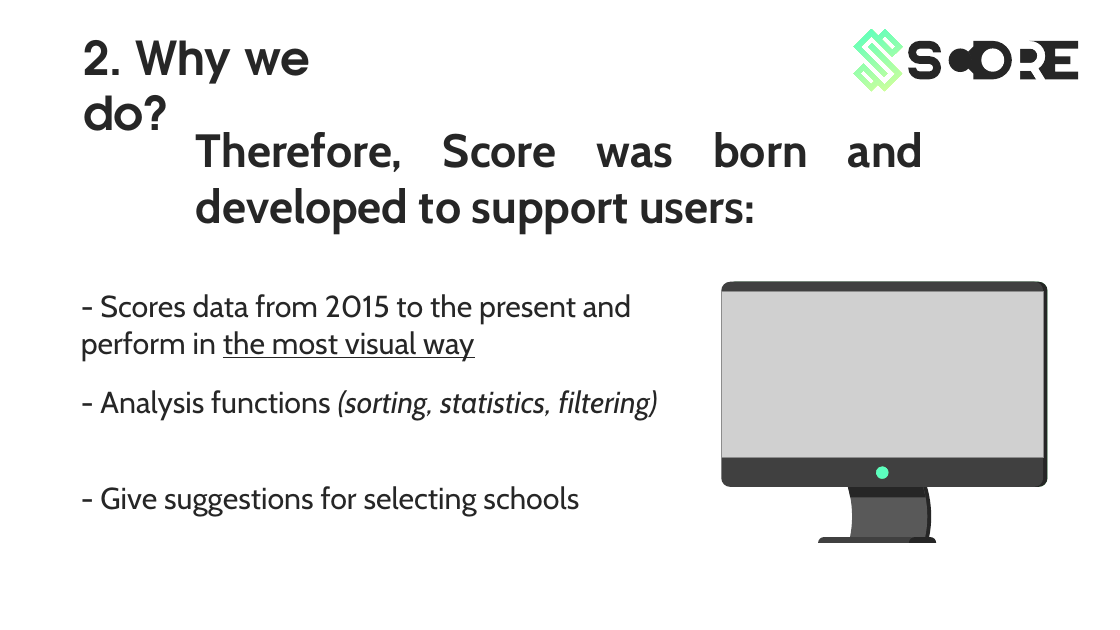
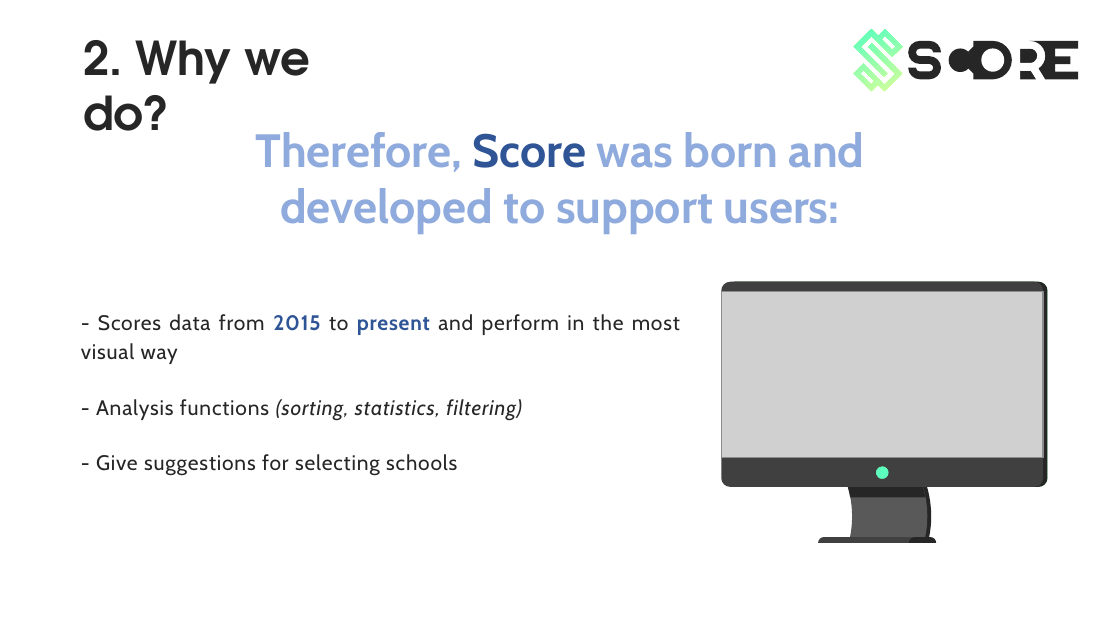
Before and after one commit to KevinNitroG/Score-Project-Powerpoint-temp, a slide deck: slide 13 of powerpoint_files/Main_project.pptx (slide 11 before the commit). Drawn at 1120x630 pixels with LibreOffice and Linux fonts; fonts in the diff are those of the drawing; grey boxes stand for pictures. Boxes give left, top, right and bottom in pixels: in the first picture for what was removed or moved away, otherwise in the second. Text is boxed around its words. In the diff, an @@ line names an element or a change of style, - is before the commit and + after.

```diff
--- a/powerpoint_files/Main_project.pptx
+++ b/powerpoint_files/Main_project.pptx
@@ text "Therefore, Score was born and ..." at [255, 132, 865, 234]: text colour #262626 to #8FAADC in "Therefore, was born and developed to support ..."; text colour #262626 to #2F5597 in "Score"; alignment justified to centre @@
@@ text at [81, 314, 680, 364]: text changed; size 26 to 18 pt @@
-- Scores data from 2015 to the present and perform in the most visual way
+- Scores data from 2015 to present and perform in the most visual way
@@ text "- Analysis functions (sorting, statistics, ...": place and size @@
-text "- Analysis functions (sorting, statistics, ..." at [100, 390, 658, 420]
+text "- Analysis functions (sorting, statistics, ..." at [96, 399, 522, 421]
@@ text "- Analysis functions (sorting, statistics, ..." at [96, 399, 522, 421]: size 26 to 18 pt, letter spacing 0 to 0.7 pt; alignment left to justified; line spacing 1 to 1.14; more space between paragraphs @@
@@ text "- Give suggestions for selecting ..." at [96, 454, 457, 476]: size 26 to 18 pt, letter spacing 0 to 0.7 pt; alignment left to justified; line spacing 1 to 1.14; more space between paragraphs @@
@@ text "- Give suggestions for selecting ...": place and size @@
-text "- Give suggestions for selecting ..." at [100, 486, 579, 516]
+text "- Give suggestions for selecting ..." at [96, 454, 457, 476]
```
Also in this commit, not shown: 7 other slides changed, 17 slides added.
